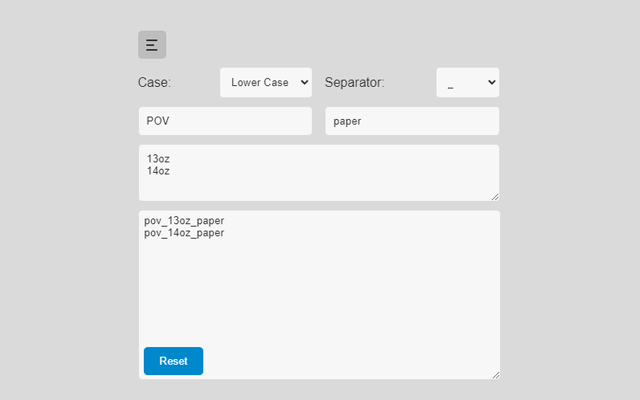
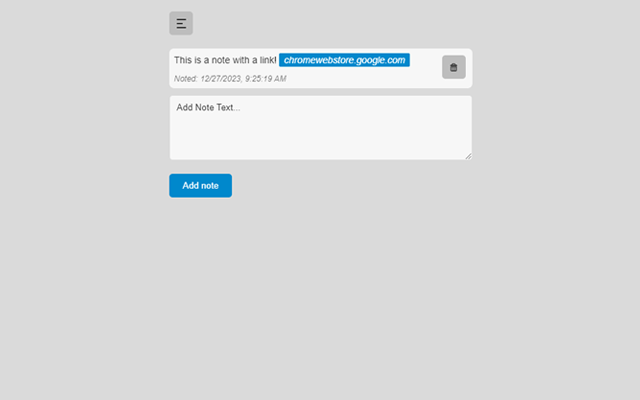
Layered file, before and after one edit (640x400). Changes by layer:
added layer "notes" above "todos" over left=163, top=11, right=480, bottom=201
hid "text formatter" over left=137, top=17, right=501, bottom=380
